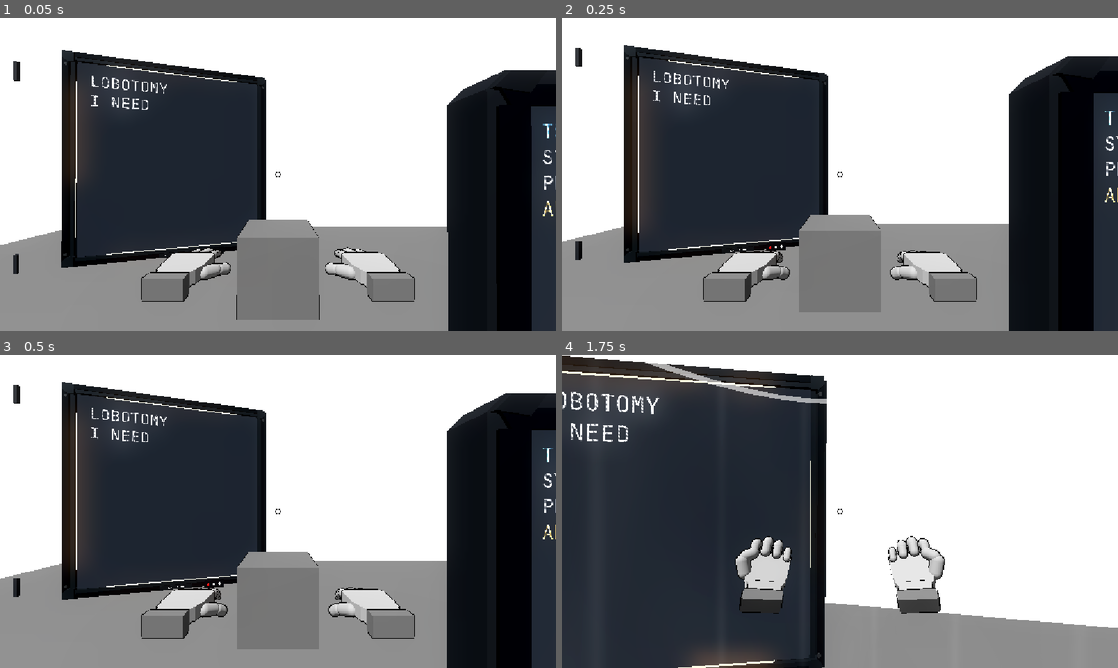
Above: before the commit, frames 1-4 (two rows, left to right).
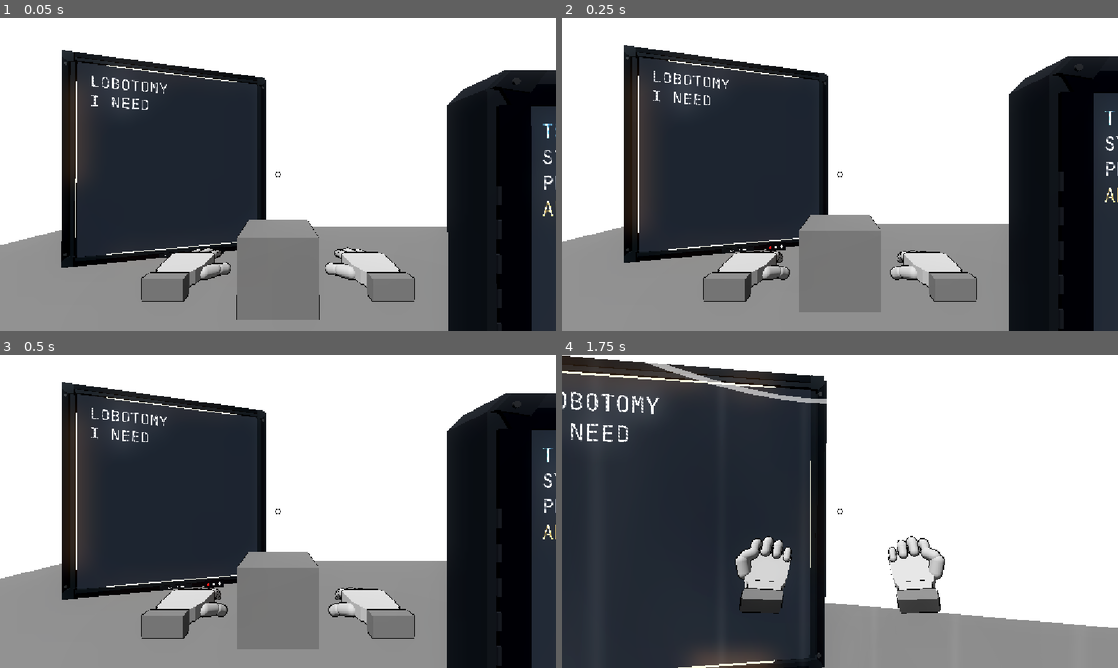
Above: after the commit, the same moments.

Repository: greedisfaust/fowl-play-project
Game: Godot game, scene res://arena/test_arena.tscn
The game is run twice, just before and just after one commit, with the same random seed, the same clock (stepped at 60 frames per second) and the same inputs.
Inputs (mouse positions are in pixels of both pictures, inside the frame that each line leads up to):
- Up to frame 1 (0.05 s): no input
- Up to frame 2 (0.25 s): no input
- Up to frame 3 (0.5 s): no input
- Up to frame 4 (1.75 s): tap Enter at 0.5 s; move the mouse to (867, 511) at 0.52 s; hold E (interact) 0.53-1.28 s; hold W (move_forward) from 0.53 s (still down); click (867, 511) at 0.67 s; tap Space (jump) at 0.77, 1.52 s; move the mouse to (812, 511) at 1.27 s; tap F (parry) at 1.35 s

The runs differ from the first frame. In frame 1, 0.3% of the frame differs, in the area x 2-93%, y 13-100%; in frame 2, 0.3%, in the area x 2-93%, y 9-100%; in frame 3, 0.3%; in frame 4, nothing differs.

Commit message:
fix: use canonical scene transforms for screen resize baselines

Diff:
--- a/fowl-play/environment/kit/fat_world_screen.gd
+++ b/fowl-play/environment/kit/fat_world_screen.gd
@@ -63,14 +63,40 @@
 ## Cache authored local positions by node identity, not absolute scene path.
 ## Absolute paths change when this scene is instanced under a different parent
 ## or the instance is reparented; node references remain stable for this instance.
+## Capture canonical positions from the original housing scene, not from this
+## instance. Parent scenes serialize @tool-edited child transforms as overrides;
+## using those values as a fresh baseline applies the resize offset twice.
 func _capture_authored_positions(node: Node) -> void:
-	if node == self:
-		_authored_positions.clear()
+	_authored_positions.clear()
+	var scene_path: String = "res://environment/kit/fat_world_screen.tscn"
+	var packed_scene: PackedScene = load(scene_path) as PackedScene
+	if packed_scene == null:
+		push_warning("Could not load canonical screen scene for resize baselines: %s" % scene_path)
+		_capture_current_positions(node)
+		return
+	var baseline_root: Node = packed_scene.instantiate()
+	_capture_positions_from_baseline(node, baseline_root)
+	baseline_root.free()
+
+func _capture_positions_from_baseline(current_node: Node, baseline_node: Node) -> void:
+	if current_node is Node3D and baseline_node is Node3D:
+		var current_spatial: Node3D = current_node as Node3D
+		var baseline_spatial: Node3D = baseline_node as Node3D
+		_authored_positions[current_spatial] = baseline_spatial.position
+	for child: Node in current_node.get_children():
+		var relative_path: NodePath = current_node.get_path_to(child)
+		var baseline_child: Node = baseline_node.get_node_or_null(relative_path)
+		if baseline_child != null:
+			_capture_positions_from_baseline(child, baseline_child)
+		else:
+			_capture_current_positions(child)
+
+func _capture_current_positions(node: Node) -> void:
 	if node is Node3D:
 		var spatial: Node3D = node as Node3D
 		_authored_positions[spatial] = spatial.position
 	for child: Node in node.get_children():
-		_capture_authored_positions(child)
+		_capture_current_positions(child)
 
 func _authored_position(node: Node3D) -> Vector3:
 	if _authored_positions.has(node):
--- a/fowl-play/environment/kit/slim_world_screen.gd
+++ b/fowl-play/environment/kit/slim_world_screen.gd
@@ -33,14 +33,40 @@
 ## Cache authored local positions by node identity, not absolute scene path.
 ## Absolute paths change when this scene is instanced under a different parent
 ## or the instance is reparented; node references remain stable for this instance.
+## Capture canonical positions from the original housing scene, not from this
+## instance. Parent scenes serialize @tool-edited child transforms as overrides;
+## using those values as a fresh baseline applies the resize offset twice.
 func _capture_authored_positions(node: Node) -> void:
-	if node == self:
-		_authored_positions.clear()
+	_authored_positions.clear()
+	var scene_path: String = "res://environment/kit/slim_world_screen.tscn"
+	var packed_scene: PackedScene = load(scene_path) as PackedScene
+	if packed_scene == null:
+		push_warning("Could not load canonical screen scene for resize baselines: %s" % scene_path)
+		_capture_current_positions(node)
+		return
+	var baseline_root: Node = packed_scene.instantiate()
+	_capture_positions_from_baseline(node, baseline_root)
+	baseline_root.free()
+
+func _capture_positions_from_baseline(current_node: Node, baseline_node: Node) -> void:
+	if current_node is Node3D and baseline_node is Node3D:
+		var current_spatial: Node3D = current_node as Node3D
+		var baseline_spatial: Node3D = baseline_node as Node3D
+		_authored_positions[current_spatial] = baseline_spatial.position
+	for child: Node in current_node.get_children():
+		var relative_path: NodePath = current_node.get_path_to(child)
+		var baseline_child: Node = baseline_node.get_node_or_null(relative_path)
+		if baseline_child != null:
+			_capture_positions_from_baseline(child, baseline_child)
+		else:
+			_capture_current_positions(child)
+
+func _capture_current_positions(node: Node) -> void:
 	if node is Node3D:
 		var spatial: Node3D = node as Node3D
 		_authored_positions[spatial] = spatial.position
 	for child: Node in node.get_children():
-		_capture_authored_positions(child)
+		_capture_current_positions(child)
 
 func _authored_position(node: Node3D) -> Vector3:
 	if _authored_positions.has(node):
--- a/fowl-play/tests/m3_fat_world_screen_test.gd
+++ b/fowl-play/tests/m3_fat_world_screen_test.gd
@@ -17,15 +17,7 @@
 
 	var instance: Node3D = packed.instantiate() as Node3D
 	instance.set_script(FatScript)
-	var first_parent: Node3D = Node3D.new()
-	first_parent.name = "FirstInstanceParent"
-	root.add_child(first_parent)
-	first_parent.add_child(instance)
-	await process_frame
-	var second_parent: Node3D = Node3D.new()
-	second_parent.name = "SecondInstanceParent"
-	root.add_child(second_parent)
-	instance.reparent(second_parent, true)
+	root.add_child(instance)
 	await process_frame
 
 	var screen: WorldScreen = instance.get_node_or_null("WorldScreen") as WorldScreen
--- a/fowl-play/tests/m3_slim_world_screen_test.gd
+++ b/fowl-play/tests/m3_slim_world_screen_test.gd
@@ -17,15 +17,7 @@
 		_fail("SLIM scene root should use SlimWorldScreen")
 		quit(1)
 		return
-	var first_parent: Node3D = Node3D.new()
-	first_parent.name = "FirstInstanceParent"
-	root.add_child(first_parent)
-	first_parent.add_child(instance)
-	await process_frame
-	var second_parent: Node3D = Node3D.new()
-	second_parent.name = "SecondInstanceParent"
-	root.add_child(second_parent)
-	instance.reparent(second_parent, true)
+	root.add_child(instance)
 	await process_frame
 
 	var screen: WorldScreen = instance.get_node_or_null("WorldScreen") as WorldScreen
